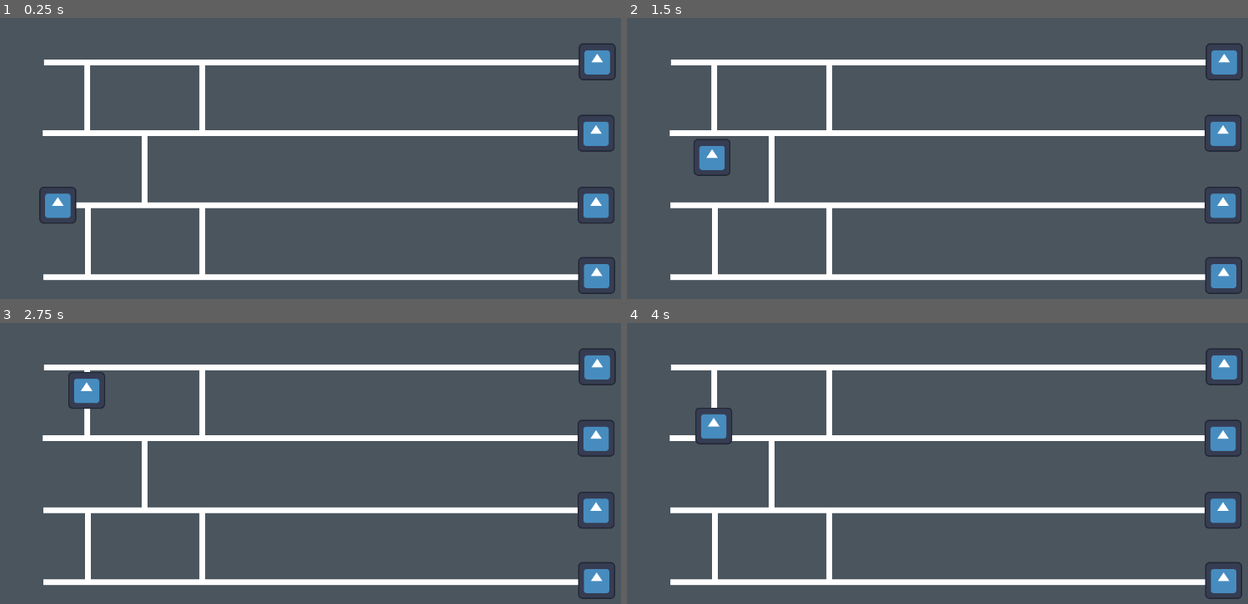
Above: before the commit, frames 1-4 (two rows, left to right).
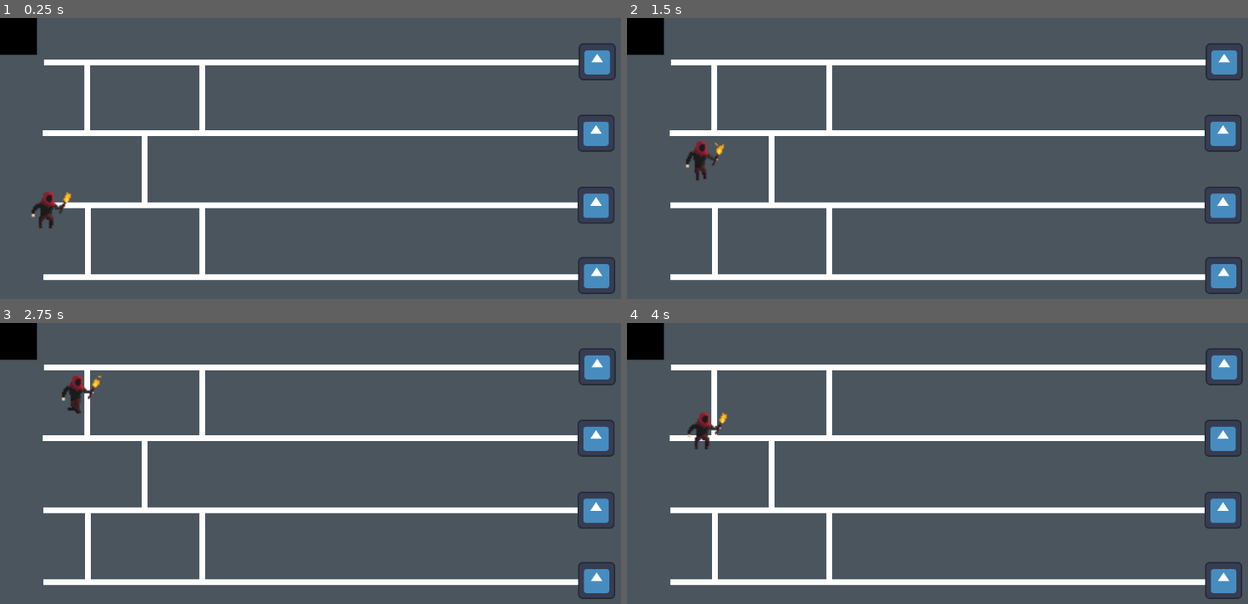
Above: after the commit, the same moments.

Repository: vescito/gae_void
Game: Godot game, scene res://main_scene.tscn
The game is run twice, just before and just after one commit, with the same random seed, the same clock (stepped at 60 frames per second) and the same inputs. The engine's default icon, where the game draws it, is replaced by a stand-in: a white triangle on a blue panel in a dark square. Video files are missing from this copy of the repository; at most half a second of black plays in their place.
Inputs (mouse positions are in pixels of both pictures, inside the frame that each line leads up to):
- Up to frame 1 (0.25 s): no input
- Up to frame 2 (1.5 s): move the mouse to (937, 62) at 0.52 s; click (937, 62) at 0.67 s; move the mouse to (937, 133) at 1.27 s; click (937, 133) at 1.42 s
- Up to frame 3 (2.75 s): move the mouse to (310, 511) at 2.02 s; click (310, 511) at 2.17 s
- Up to frame 4 (4 s): move the mouse to (937, 581) at 2.77 s; click (937, 581) at 2.92 s; move the mouse to (1161, 564) at 3.52 s; click (1161, 564) at 3.67 s

The runs differ from the first frame. In frame 1, 1.4% of the frame differs, in the area x 0-13%, y 0-75%; in frame 2, 1.4%; in frame 3, 1.5%; in frame 4, 1.5%, in the area x 0-18%, y 0-45%.

Commit message:
assets

Diff:
--- a/Scripts/LineMovement.gd
+++ b/Scripts/LineMovement.gd
@@ -1,4 +1,6 @@
 extends CharacterBody2D
+
+@onready var animated_sprite = $AnimatedSprite2D
 
 var speed = 100
 var current_line
@@ -27,6 +29,7 @@
 func _physics_process(delta):
 	if on_line:
 		move_along_line(delta)
+		animated_sprite.play("walk")
 
 func move_along_line(delta):
 	var line_points = current_line.points
--- a/main_scene.tscn
+++ b/main_scene.tscn
@@ -1,9 +1,14 @@
-[gd_scene load_steps=9 format=3 uid="uid://b6vk28hxxfcvd"]
+[gd_scene load_steps=53 format=3 uid="uid://b6vk28hxxfcvd"]
 
 [ext_resource type="Texture2D" uid="uid://buf4l3wiwyq41" path="res://icon.svg" id="1_0h7x3"]
 [ext_resource type="Script" path="res://Scripts/LineMovement.gd" id="1_cu6eg"]
 [ext_resource type="Script" path="res://Scripts/DrawLine.gd" id="1_e6rvp"]
 [ext_resource type="Script" path="res://Scripts/Crossing.gd" id="1_gxbo7"]
+[ext_resource type="VideoStream" path="res://Assets/BACKGROUND-LOOP-DARK-FOREST.ogv" id="2_an6gh"]
+[ext_resource type="Texture2D" uid="uid://da0oiqfktosn6" path="res://assets/Cave Explorer (Animated Pixel Art)/Animation Sprite Sheets (PNG)/DeathCaveExplorer-Sheet.png" id="5_7mhcg"]
+[ext_resource type="Texture2D" uid="uid://c61fyg5kv4qkr" path="res://assets/Cave Explorer (Animated Pixel Art)/Animation Sprite Sheets (PNG)/WalkingCaveExplorer-Sheet.png" id="5_jk7lj"]
+[ext_resource type="Texture2D" uid="uid://kupksq14yoj6" path="res://assets/Cave Explorer (Animated Pixel Art)/Animation Sprite Sheets (PNG)/HurtCaveExplorer-Sheet.png" id="6_w4sie"]
+[ext_resource type="Texture2D" uid="uid://bg4mmtpuaik7v" path="res://assets/Cave Explorer (Animated Pixel Art)/Animation Sprite Sheets (PNG)/IdleCaveExplorer-Sheet.png" id="7_y6ei7"]
 
 [sub_resource type="CircleShape2D" id="CircleShape2D_mfe7w"]
 
@@ -15,8 +20,313 @@
 [sub_resource type="RectangleShape2D" id="RectangleShape2D_0372o"]
 size = Vector2(64, 64)
 
+[sub_resource type="AtlasTexture" id="AtlasTexture_4mpjl"]
+atlas = ExtResource("5_7mhcg")
+region = Rect2(0, 0, 48, 32)
+
+[sub_resource type="AtlasTexture" id="AtlasTexture_ijdqp"]
+atlas = ExtResource("5_7mhcg")
+region = Rect2(48, 0, 48, 32)
+
+[sub_resource type="AtlasTexture" id="AtlasTexture_devh2"]
+atlas = ExtResource("5_7mhcg")
+region = Rect2(96, 0, 48, 32)
+
+[sub_resource type="AtlasTexture" id="AtlasTexture_43rwo"]
+atlas = ExtResource("5_7mhcg")
+region = Rect2(144, 0, 48, 32)
+
+[sub_resource type="AtlasTexture" id="AtlasTexture_ytk0e"]
+atlas = ExtResource("5_7mhcg")
+region = Rect2(192, 0, 48, 32)
+
+[sub_resource type="AtlasTexture" id="AtlasTexture_4n5np"]
+atlas = ExtResource("5_7mhcg")
+region = Rect2(240, 0, 48, 32)
+
+[sub_resource type="AtlasTexture" id="AtlasTexture_1prmk"]
+atlas = ExtResource("5_7mhcg")
+region = Rect2(288, 0, 48, 32)
+
+[sub_resource type="AtlasTexture" id="AtlasTexture_bgblt"]
+atlas = ExtResource("5_7mhcg")
+region = Rect2(336, 0, 48, 32)
+
+[sub_resource type="AtlasTexture" id="AtlasTexture_uq7g0"]
+atlas = ExtResource("5_7mhcg")
+region = Rect2(384, 0, 48, 32)
+
+[sub_resource type="AtlasTexture" id="AtlasTexture_na7af"]
+atlas = ExtResource("5_7mhcg")
+region = Rect2(432, 0, 48, 32)
+
+[sub_resource type="AtlasTexture" id="AtlasTexture_8rn1s"]
+atlas = ExtResource("5_7mhcg")
+region = Rect2(480, 0, 48, 32)
+
+[sub_resource type="AtlasTexture" id="AtlasTexture_yp1lg"]
+atlas = ExtResource("5_7mhcg")
+region = Rect2(528, 0, 48, 32)
+
+[sub_resource type="AtlasTexture" id="AtlasTexture_okuco"]
+atlas = ExtResource("5_7mhcg")
+region = Rect2(576, 0, 48, 32)
+
+[sub_resource type="AtlasTexture" id="AtlasTexture_pwlv0"]
+atlas = ExtResource("5_7mhcg")
+region = Rect2(624, 0, 48, 32)
+
+[sub_resource type="AtlasTexture" id="AtlasTexture_lctkq"]
+atlas = ExtResource("6_w4sie")
+region = Rect2(0, 0, 48, 32)
+
+[sub_resource type="AtlasTexture" id="AtlasTexture_s071h"]
+atlas = ExtResource("6_w4sie")
+region = Rect2(48, 0, 48, 32)
+
+[sub_resource type="AtlasTexture" id="AtlasTexture_ji878"]
+atlas = ExtResource("6_w4sie")
+region = Rect2(96, 0, 48, 32)
+
+[sub_resource type="AtlasTexture" id="AtlasTexture_igwxn"]
+atlas = ExtResource("6_w4sie")
+region = Rect2(144, 0, 48, 32)
+
+[sub_resource type="AtlasTexture" id="AtlasTexture_2alxf"]
+atlas = ExtResource("6_w4sie")
+region = Rect2(192, 0, 48, 32)
+
+[sub_resource type="AtlasTexture" id="AtlasTexture_wat3d"]
+atlas = ExtResource("7_y6ei7")
+region = Rect2(0, 0, 48, 32)
+
+[sub_resource type="AtlasTexture" id="AtlasTexture_6d57t"]
+atlas = ExtResource("7_y6ei7")
+region = Rect2(48, 0, 48, 32)
+
+[sub_resource type="AtlasTexture" id="AtlasTexture_xp0ul"]
+atlas = ExtResource("7_y6ei7")
+region = Rect2(96, 0, 48, 32)
+
+[sub_resource type="AtlasTexture" id="AtlasTexture_iu8s7"]
+atlas = ExtResource("7_y6ei7")
+region = Rect2(144, 0, 48, 32)
+
+[sub_resource type="AtlasTexture" id="AtlasTexture_ctqyk"]
+atlas = ExtResource("7_y6ei7")
+region = Rect2(192, 0, 48, 32)
+
+[sub_resource type="AtlasTexture" id="AtlasTexture_vrwyo"]
+atlas = ExtResource("7_y6ei7")
+region = Rect2(240, 0, 48, 32)
+
+[sub_resource type="AtlasTexture" id="AtlasTexture_vy10w"]
+atlas = ExtResource("7_y6ei7")
+region = Rect2(288, 0, 48, 32)
+
+[sub_resource type="AtlasTexture" id="AtlasTexture_0io73"]
+atlas = ExtResource("7_y6ei7")
+region = Rect2(336, 0, 48, 32)
+
+[sub_resource type="AtlasTexture" id="AtlasTexture_4i05d"]
+atlas = ExtResource("7_y6ei7")
+region = Rect2(384, 0, 48, 32)
+
+[sub_resource type="AtlasTexture" id="AtlasTexture_d8g6j"]
+atlas = ExtResource("7_y6ei7")
+region = Rect2(432, 0, 48, 32)
+
+[sub_resource type="AtlasTexture" id="AtlasTexture_ydcci"]
+atlas = ExtResource("5_jk7lj")
+region = Rect2(0, 0, 48, 32)
+
+[sub_resource type="AtlasTexture" id="AtlasTexture_c1u6n"]
+atlas = ExtResource("5_jk7lj")
+region = Rect2(48, 0, 48, 32)
+
+[sub_resource type="AtlasTexture" id="AtlasTexture_svqa0"]
+atlas = ExtResource("5_jk7lj")
+region = Rect2(96, 0, 48, 32)
+
+[sub_resource type="AtlasTexture" id="AtlasTexture_m7ct3"]
+atlas = ExtResource("5_jk7lj")
+region = Rect2(144, 0, 48, 32)
+
+[sub_resource type="AtlasTexture" id="AtlasTexture_g8n4d"]
+atlas = ExtResource("5_jk7lj")
+region = Rect2(192, 0, 48, 32)
+
+[sub_resource type="AtlasTexture" id="AtlasTexture_wucho"]
+atlas = ExtResource("5_jk7lj")
+region = Rect2(240, 0, 48, 32)
+
+[sub_resource type="AtlasTexture" id="AtlasTexture_64jux"]
+atlas = ExtResource("5_jk7lj")
+region = Rect2(288, 0, 48, 32)
+
+[sub_resource type="AtlasTexture" id="AtlasTexture_2pq4u"]
+atlas = ExtResource("5_jk7lj")
+region = Rect2(336, 0, 48, 32)
+
+[sub_resource type="AtlasTexture" id="AtlasTexture_83lsm"]
+atlas = ExtResource("5_jk7lj")
+region = Rect2(384, 0, 48, 32)
+
+[sub_resource type="SpriteFrames" id="SpriteFrames_w1dxy"]
+animations = [{
+"frames": [{
+"duration": 1.0,
+"texture": SubResource("AtlasTexture_4mpjl")
+}, {
+"duration": 1.0,
+"texture": SubResource("AtlasTexture_ijdqp")
+}, {
+"duration": 1.0,
+"texture": SubResource("AtlasTexture_devh2")
+}, {
+"duration": 1.0,
+"texture": SubResource("AtlasTexture_43rwo")
+}, {
+"duration": 1.0,
+"texture": SubResource("AtlasTexture_ytk0e")
+}, {
+"duration": 1.0,
+"texture": SubResource("AtlasTexture_4n5np")
+}, {
+"duration": 1.0,
+"texture": SubResource("AtlasTexture_1prmk")
+}, {
+"duration": 1.0,
+"texture": SubResource("AtlasTexture_bgblt")
+}, {
+"duration": 1.0,
+"texture": SubResource("AtlasTexture_uq7g0")
+}, {
+"duration": 1.0,
+"texture": SubResource("AtlasTexture_na7af")
+}, {
+"duration": 1.0,
+"texture": SubResource("AtlasTexture_8rn1s")
+}, {
+"duration": 1.0,
+"texture": SubResource("AtlasTexture_yp1lg")
+}, {
+"duration": 1.0,
+"texture": SubResource("AtlasTexture_okuco")
+}, {
+"duration": 1.0,
+"texture": SubResource("AtlasTexture_pwlv0")
+}],
+"loop": true,
+"name": &"death",
+"speed": 5.0
+}, {
+"frames": [{
+"duration": 1.0,
+"texture": SubResource("AtlasTexture_lctkq")
+}, {
+"duration": 1.0,
+"texture": SubResource("AtlasTexture_s071h")
+}, {
+"duration": 1.0,
+"texture": SubResource("AtlasTexture_ji878")
+}, {
+"duration": 1.0,
+"texture": SubResource("AtlasTexture_igwxn")
+}, {
+"duration": 1.0,
+"texture": SubResource("AtlasTexture_2alxf")
+}],
+"loop": true,
+"name": &"hurt",
+"speed": 5.0
+}, {
+"frames": [{
+"duration": 1.0,
+"texture": SubResource("AtlasTexture_wat3d")
+}, {
+"duration": 1.0,
+"texture": SubResource("AtlasTexture_6d57t")
+}, {
+"duration": 1.0,
+"texture": SubResource("AtlasTexture_xp0ul")
+}, {
+"duration": 1.0,
+"texture": SubResource("AtlasTexture_iu8s7")
+}, {
+"duration": 1.0,
+"texture": SubResource("AtlasTexture_ctqyk")
+}, {
+"duration": 1.0,
+"texture": SubResource("AtlasTexture_vrwyo")
+}, {
+"duration": 1.0,
+"texture": SubResource("AtlasTexture_vy10w")
+}, {
+"duration": 1.0,
+"texture": SubResource("AtlasTexture_0io73")
+}, {
+"duration": 1.0,
+"texture": SubResource("AtlasTexture_4i05d")
+}, {
+"duration": 1.0,
+"texture": SubResource("AtlasTexture_d8g6j")
+}],
+"loop": true,
+"name": &"idle",
+"speed": 5.0
+}, {
+"frames": [{
+"duration": 1.0,
+"texture": SubResource("AtlasTexture_ydcci")
+}, {
+"duration": 1.0,
+"texture": SubResource("AtlasTexture_c1u6n")
+}, {
+"duration": 1.0,
+"texture": SubResource("AtlasTexture_svqa0")
+}, {
+"duration": 1.0,
+"texture": SubResource("AtlasTexture_m7ct3")
+}, {
+"duration": 1.0,
+"texture": SubResource("AtlasTexture_g8n4d")
+}, {
+"duration": 1.0,
+"texture": SubResource("AtlasTexture_wucho")
+}, {
+"duration": 1.0,
+"texture": SubResource("AtlasTexture_64jux")
+}, {
+"duration": 1.0,
+"texture": SubResource("AtlasTexture_2pq4u")
+}, {
+"duration": 1.0,
+"texture": SubResource("AtlasTexture_83lsm")
+}],
+"loop": true,
+"name": &"walk",
+"speed": 5.0
+}]
+
 [node name="MainScene" type="Node2D"]
 script = ExtResource("1_e6rvp")
+
+[node name="Control" type="Control" parent="."]
+layout_mode = 3
+anchors_preset = 0
+offset_right = 40.0
+offset_bottom = 40.0
+
+[node name="VideoStreamPlayer" type="VideoStreamPlayer" parent="Control"]
+custom_minimum_size = Vector2(2.08165e-12, 2.08165e-12)
+layout_direction = 1
+layout_mode = 0
+offset_right = 1280.0
+offset_bottom = 720.0
+stream = ExtResource("2_an6gh")
+autoplay = true
+loop = true
 
 [node name="Main Lines" type="Node2D" parent="."]
 
@@ -248,12 +558,19 @@
 script = ExtResource("1_cu6eg")
 
 [node name="Sprite2D" type="Sprite2D" parent="CharacterBody2D"]
+visible = false
 scale = Vector2(0.5, 0.5)
 texture = ExtResource("1_0h7x3")
 
 [node name="CollisionShape2D" type="CollisionShape2D" parent="CharacterBody2D"]
 scale = Vector2(0.1, 0.1)
 shape = SubResource("RectangleShape2D_0372o")
+
+[node name="AnimatedSprite2D" type="AnimatedSprite2D" parent="CharacterBody2D"]
+scale = Vector2(2.5, 2.5)
+sprite_frames = SubResource("SpriteFrames_w1dxy")
+animation = &"death"
+frame_progress = 0.993746
 
 [connection signal="turn" from="." to="CharacterBody2D" method="_on_main_scene_turn"]
 [connection signal="body_entered" from="Main Lines/Crossing4" to="Main Lines/Crossing4" method="_on_crossing_body_entered"]
Binary file added: Assets/Cave Explorer (Animated Pixel Art)/Animation Sprite Sheets (PNG)/AttackCaveExplorer-Sheet.png
Not shown, added: Assets/Cave Explorer (Animated Pixel Art)/Animation Sprite Sheets (PNG)/AttackCaveExplorer-Sheet.png.import
Binary file added: Assets/Cave Explorer (Animated Pixel Art)/Animation Sprite Sheets (PNG)/DeathCaveExplorer-Sheet.png
Not shown, added: Assets/Cave Explorer (Animated Pixel Art)/Animation Sprite Sheets (PNG)/DeathCaveExplorer-Sheet.png.import
Binary file added: Assets/Cave Explorer (Animated Pixel Art)/Animation Sprite Sheets (PNG)/HurtCaveExplorer-Sheet.png
Not shown, added: Assets/Cave Explorer (Animated Pixel Art)/Animation Sprite Sheets (PNG)/HurtCaveExplorer-Sheet.png.import
Binary file added: Assets/Cave Explorer (Animated Pixel Art)/Animation Sprite Sheets (PNG)/IdleCaveExplorer-Sheet.png
Not shown, added: Assets/Cave Explorer (Animated Pixel Art)/Animation Sprite Sheets (PNG)/IdleCaveExplorer-Sheet.png.import
Binary file added: Assets/Cave Explorer (Animated Pixel Art)/Animation Sprite Sheets (PNG)/WalkingCaveExplorer-Sheet.png
Not shown, added: Assets/Cave Explorer (Animated Pixel Art)/Animation Sprite Sheets (PNG)/WalkingCaveExplorer-Sheet.png.import
Binary file added: Assets/Cave Explorer (Animated Pixel Art)/Aseprite Files/AttackCaveExplorer.aseprite
Binary file added: Assets/Cave Explorer (Animated Pixel Art)/Aseprite Files/DeathCaveExplorer.aseprite
(and 81 more such lines)
